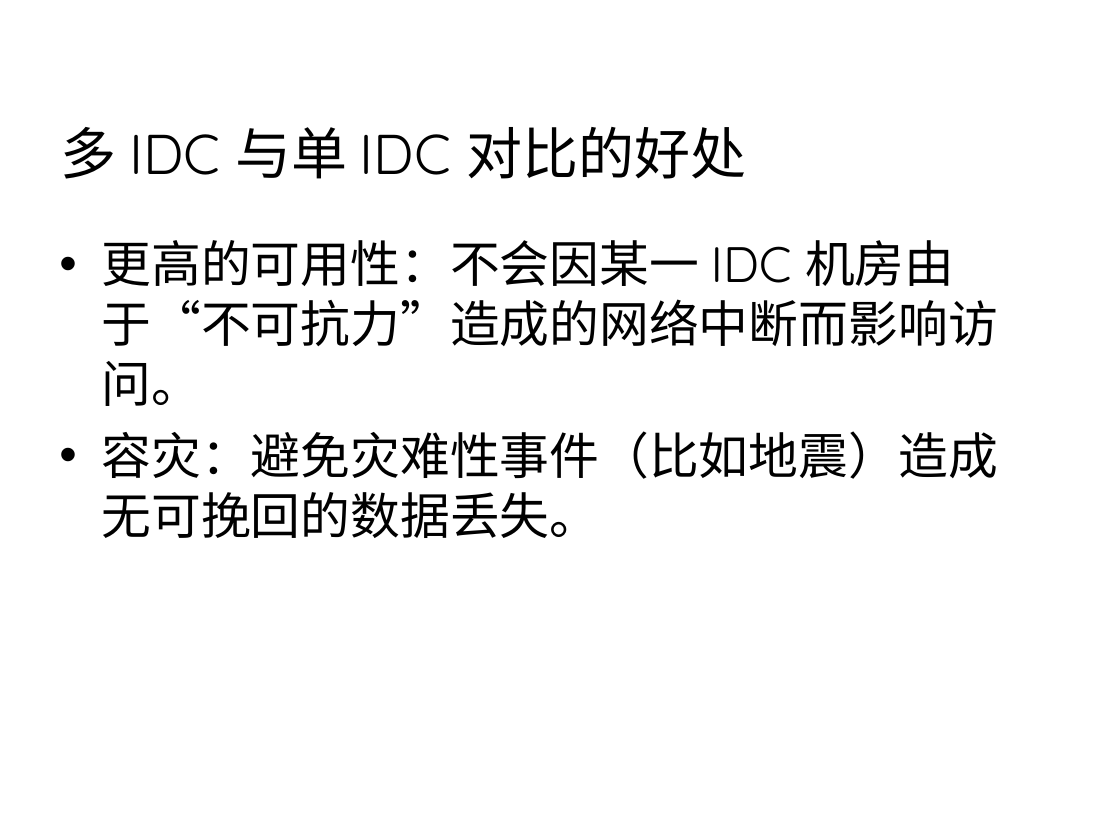
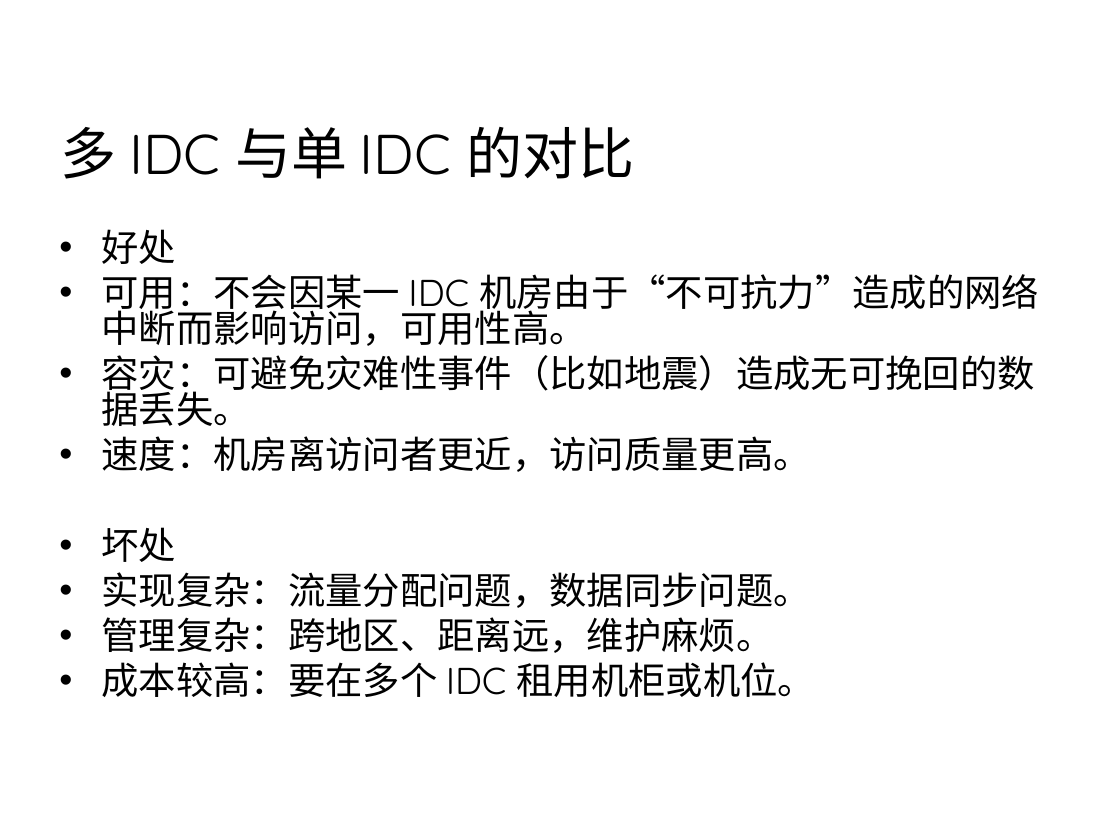
Before and after one commit to 7KjN3mHq/bluedata, a slide deck: slide 5 of system/01总览/架构/网站集群架构.ppt. Drawn at 1120x840 pixels with LibreOffice and Linux fonts; fonts in the diff are those of the drawing; background and template pictures are left out. Boxes give left, top, right and bottom in pixels: in the first picture for what was removed or moved away, otherwise in the second. Text is boxed around its words. In the diff, an @@ line names an element or a change of style, - is before the commit and + after.

```diff
--- a/system/01总览/架构/网站集群架构.ppt
+++ b/system/01总览/架构/网站集群架构.ppt
@@ title at <box>61,127,634,179</box>: text changed @@
-多 IDC 与单 IDC 对比的好处
+多 IDC 与单 IDC 的对比
@@ text at <box>101,229,1039,697</box>: text changed; size 32 to 24 pt @@
-• 更高的可用性：不会因某一 IDC 机房由于“不可抗力”造成的网络中断而影响访问。
-• 容灾：避免灾难性事件（比如地震）造成无可挽回的数据丢失。
+• 好处
+• 可用：不会因某一 IDC 机房由于“不可抗力”造成的网络中断而影响访问，可用性高。
+• 容灾：可避免灾难性事件（比如地震）造成无可挽回的数据丢失。
+• 速度：机房离访问者更近，访问质量更高。
+• 坏处
+• 实现复杂：流量分配问题，数据同步问题。
+• 管理复杂：跨地区、距离远，维护麻烦。
+• 成本较高：要在多个 IDC 租用机柜或机位。
```
Also in this commit, not shown: 1 other slide changed, 14 slides added, 1 slide removed, 8 other files.
